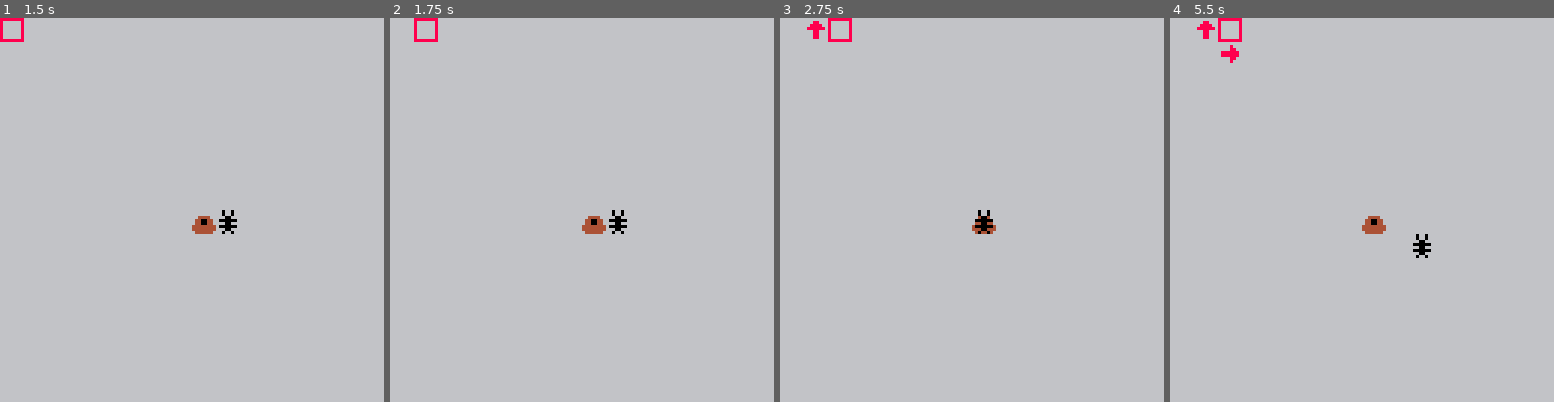
Above: before the commit, frames 1-4 (left to right).
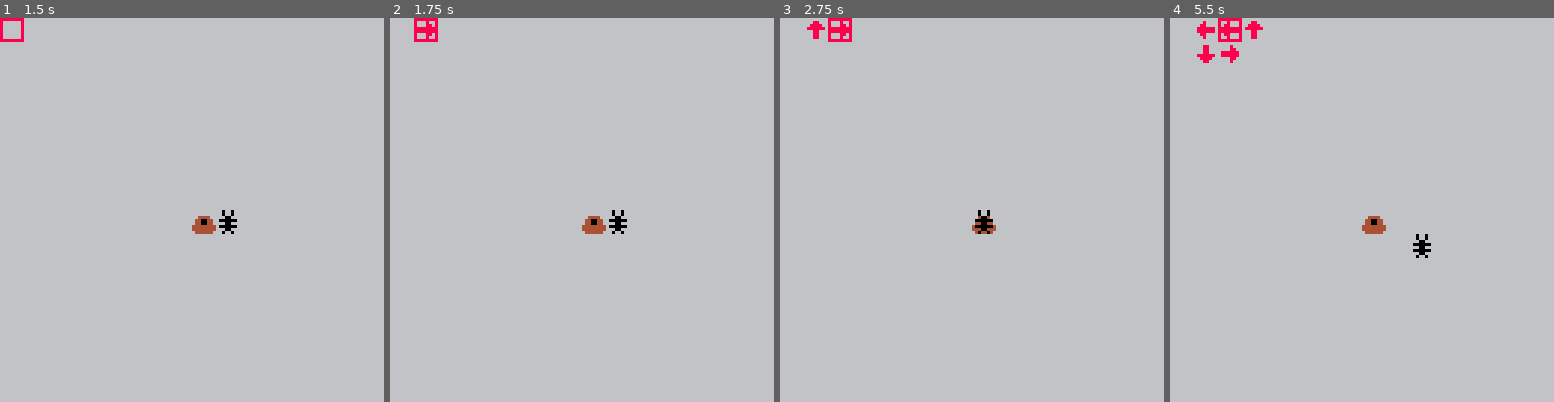
Above: after the commit, the same moments.

Repository: josephburnett/colony8
Game: PICO-8 cartridge colony8.p8
Two runs of this game, one before a commit and one after it. Both use one fixed random seed, a clock stepped at 60 frames per second and the inputs below.
Inputs:
- Up to frame 1 (1.5 s): tap X (X key) at 0.33, 1.07 s; tap O (Z key) at 0.7 s
- Up to frame 2 (1.75 s): hold Right from 1.6 s (still down); tap O (Z key) at 1.7 s
- Up to frame 3 (2.75 s): tap X (X key) at 1.85 s; release Right at 2.1 s; tap O (Z key) at 2.1, 2.5 s; hold Up 2.15-2.42 s; hold Right from 2.47 s (still down)
- Up to frame 4 (5.5 s): tap O (Z key) every 0.4 s from 2.9 to 5.3 s; tap X (X key) at 2.97, 4.08, 5.2 s; release Right at 3.03 s; hold Left 3.08-3.58 s; hold Down 3.63-3.97 s; hold Right 4.02-4.68 s; hold Up 4.73-5.03 s; hold Left from 5.08 s (still down)

Frame 1 is identical in both runs. In frame 2, 0.1% of the frame differs, in the area x 7-12%, y 0-6%; in frame 3, 0.1%; in frame 4, 0.4%, in the area x 7-25%, y 0-12%.

Commit message:
Refactor last part of _update body into visit function.

Diff:
--- a/colony8.p8
+++ b/colony8.p8
@@ -28,6 +28,44 @@
 function _update()
    t+=1
    update_phermones()
+   update_visit_cells()
+end
+
+function _draw()
+   rectfill(0,0,127,127)
+   draw_cursor()
+   draw_phermones()
+   draw_surface()
+   draw_objects()
+end
+
+function update_phermones()
+   if btn(4) then
+      if btn(0) then
+         phermones[cur_x][cur_y]="left"
+      elseif btn(1) then
+         phermones[cur_x][cur_y]="right"
+      elseif btn(2) then
+         phermones[cur_x][cur_y]="up"
+      elseif btn(3) then
+         phermones[cur_x][cur_y]="down"
+      end
+   elseif btn(5) then
+      phermones[cur_x][cur_y]=nil
+   else
+      if btnp(0) and cur_x>0 then
+         cur_x-=1
+      elseif btnp(1) and cur_x<15 then
+         cur_x+=1
+      elseif btnp(2) and cur_y>0 then
+         cur_y-=1
+      elseif btnp(3) and cur_y<15 then
+         cur_y+=1
+      end
+   end
+end
+
+function update_visit_cells()
    for x=0,15 do
       for y=0,15 do
          o=objects[x][y]
@@ -45,32 +83,6 @@
    end
 end
 
-function update_phermones()
-   if btn(4) then
-      if btnp(0) then
-         phermones[cur_x][cur_y]="left"
-      elseif btnp(1) then
-         phermones[cur_x][cur_y]="right"
-      elseif btnp(2) then
-         phermones[cur_x][cur_y]="up"
-      elseif btnp(3) then
-         phermones[cur_x][cur_y]="down"
-      end
-   elseif btn(5) then
-      phermones[cur_x][cur_y]=nil
-   else
-      if btnp(0) and cur_x>0 then
-         cur_x-=1
-      elseif btnp(1) and cur_x<15 then
-         cur_x+=1
-      elseif btnp(2) and cur_y>0 then
-         cur_y-=1
-      elseif btnp(3) and cur_y<15 then
-         cur_y+=1
-      end
-   end
-end
-
 function update_object_following(x,y,o)
    if t%30==0 then
       d=o.direction
@@ -137,14 +149,6 @@
       o.direction=p
    end
    return o
-end
-
-function _draw()
-   rectfill(0,0,127,127)
-   draw_cursor()
-   draw_phermones()
-   draw_surface()
-   draw_objects()
 end
 
 function draw_cursor()
